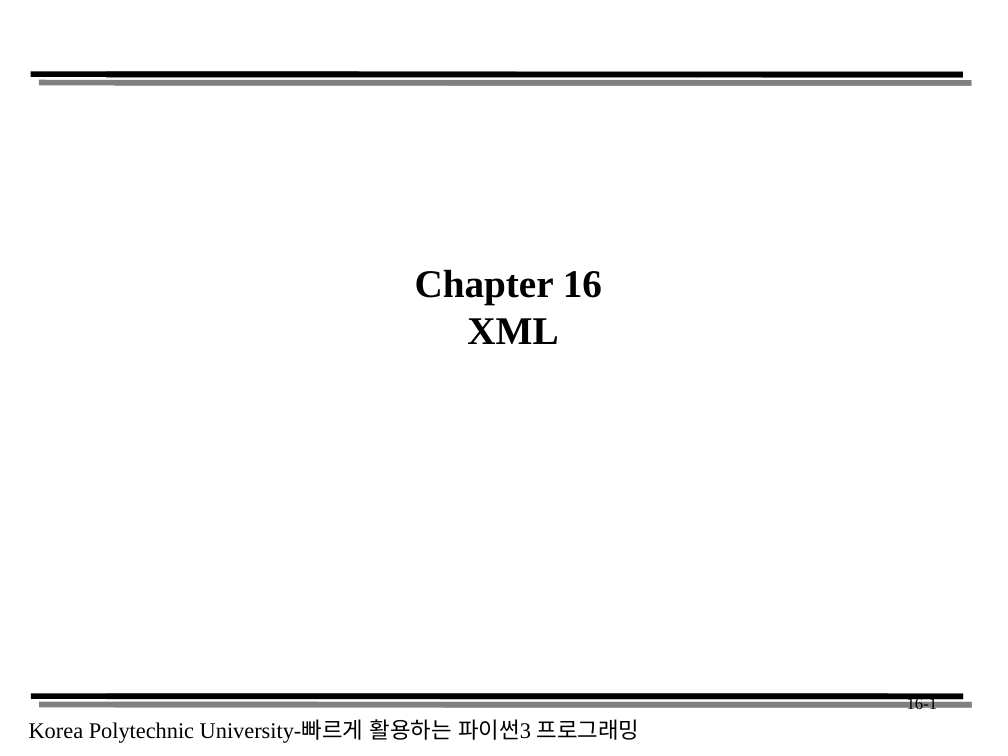
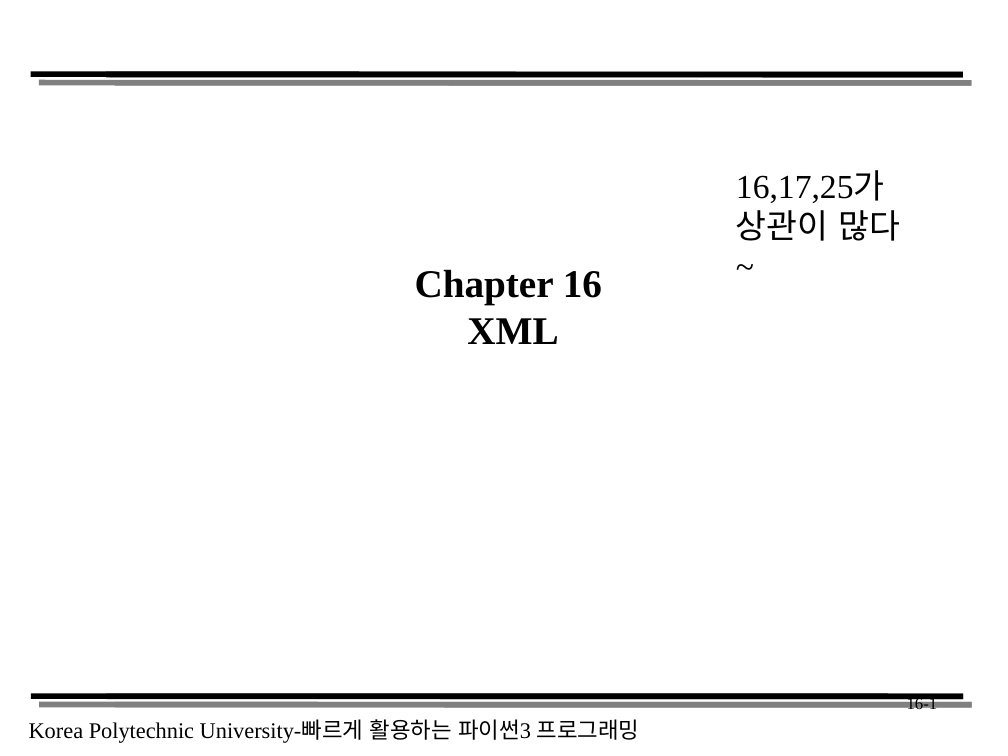
Before and after one commit to dw5450/3rd_grade_study, a slide deck: slide 1 of 스크립트언어/강의 자료/chapter16.pptx. Drawn at 1008x756 pixels with LibreOffice and Linux fonts; fonts in the diff are those of the drawing. Boxes give left, top, right and bottom in pixels: in the first picture for what was removed or moved away, otherwise in the second. Text is boxed around its words. In the diff, an @@ line names an element or a change of style, - is before the commit and + after.

```diff
--- a/스크립트언어/강의 자료/chapter16.pptx
+++ b/스크립트언어/강의 자료/chapter16.pptx
@@ text added at [736,171,900,241], 24 pt, text #000000 @@
+16,17,25가 상관이 많다~
```
Also in this commit, not shown: 3 other slides changed.
